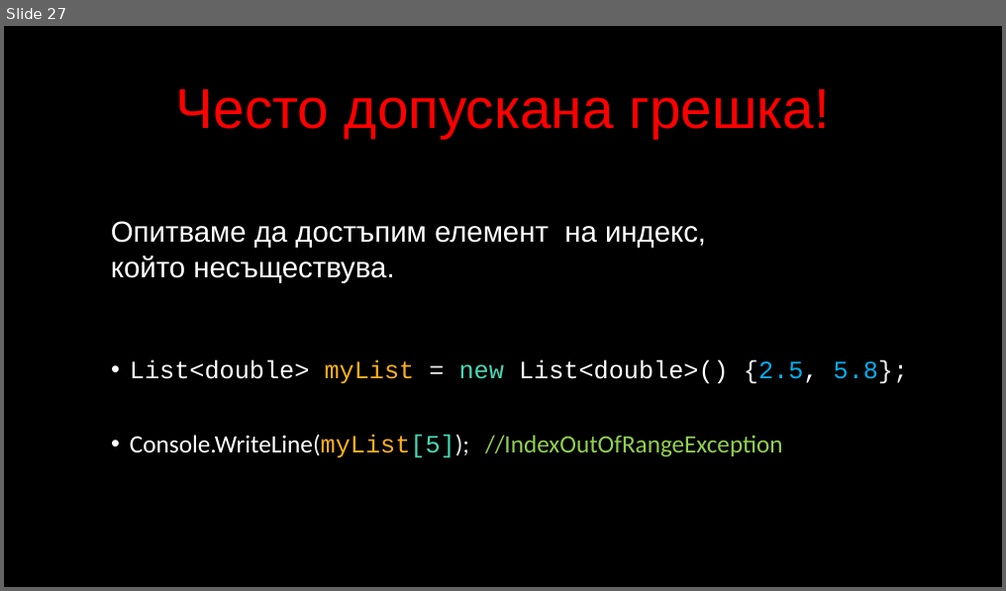
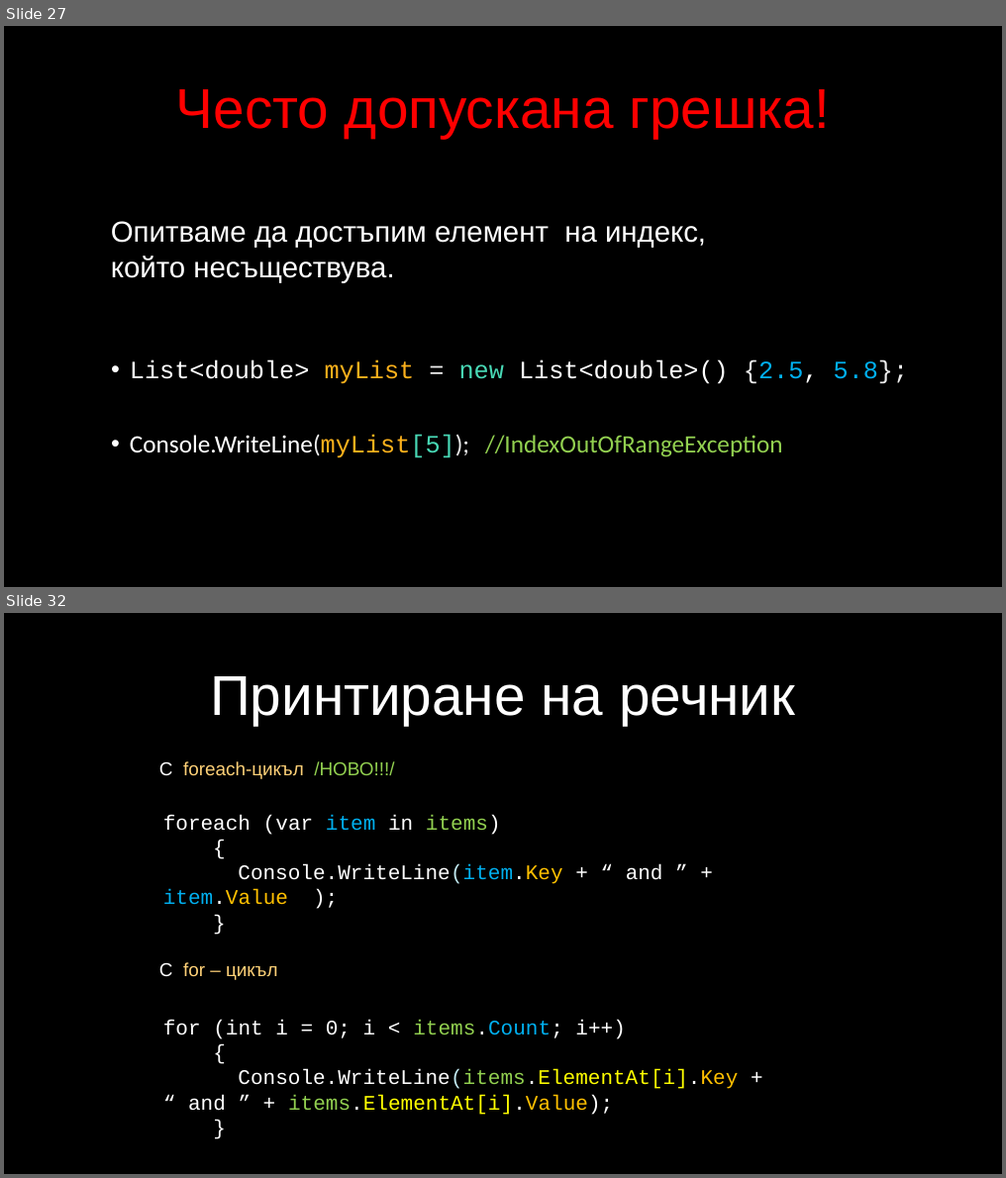
Before and after one commit to velizar92/CSharp-Programming-Presentations, a slide deck: C# Intermediate.pptx. Shown one above the other, each under a label of ours: slide 27 before the commit, slides 27 and 32 after it; the slides between them are not shown. The pictures are 1006x591 and 1006x1178 pixels, drawn with LibreOffice and Linux fonts; fonts in the diff are those of the drawing; background and template pictures are left out. Boxes give left, top, right and bottom in pixels: in the first picture for what was removed or moved away, otherwise in the second. Text is boxed around its words. In the diff, an @@ line names an element or a change of style, - is before the commit and + after.

```diff
--- a/C# Intermediate.pptx
+++ b/C# Intermediate.pptx
@@ slide 32 added at (4, 613, 1002, 1174), background picture (left out) @@
@@ title added at (210, 676, 795, 725), 54 pt, text #FFFFFF @@
+Принтиране на речник
@@ text added at (159, 761, 394, 779), 18 pt, text #FDD077 @@
+С foreach-цикъл /НОВО!!!/
@@ text added at (163, 815, 663, 905), 20 pt, text #FFFFFF @@
+foreach (var item in items)
+{
+Console.WriteLine(item.Key + “ and ” + item.Value );
+}
@@ text added at (159, 962, 277, 980), 18 pt, text #FDD077 @@
+С for – цикъл
@@ text added at (163, 1020, 738, 1115), 20 pt, text #FFFFFF @@
+for (int i = 0; i < items.Count; i++)
+{
+Console.WriteLine(items.ElementAt[i].Key +
+“ and ” + items.ElementAt[i].Value);
+}
```
Also in this commit, not shown: 1 slide changed, 4 other slides added.
